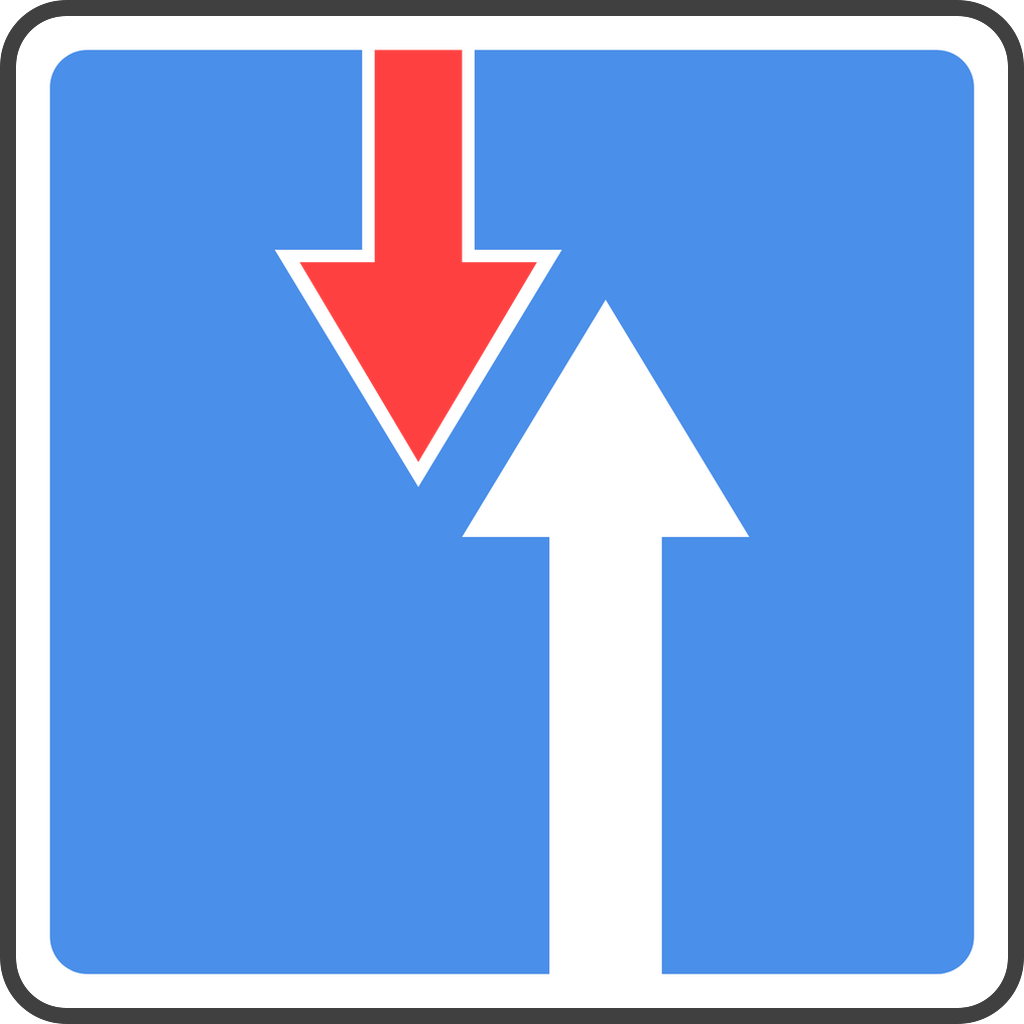
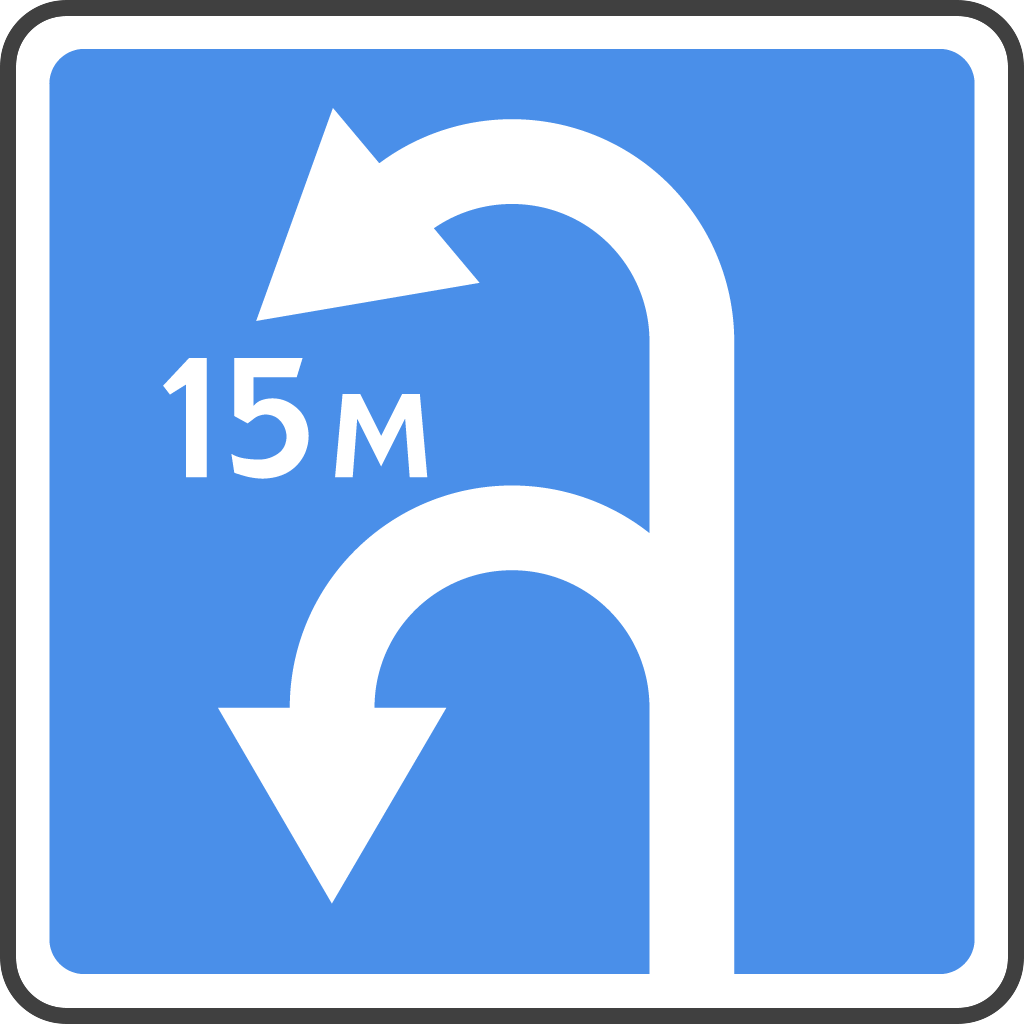
Two versions of the same layered image (1024 × 1024). Layer-by-layer changes:
added group "6.3.2" with 1 layers in group "Группа 1" over [47, 47, 977, 977]
added layer "Слой 41" in group "6.3.2" over [47, 47, 977, 977]
hid group "2.7" (1 layers) over [47, 47, 977, 977]
